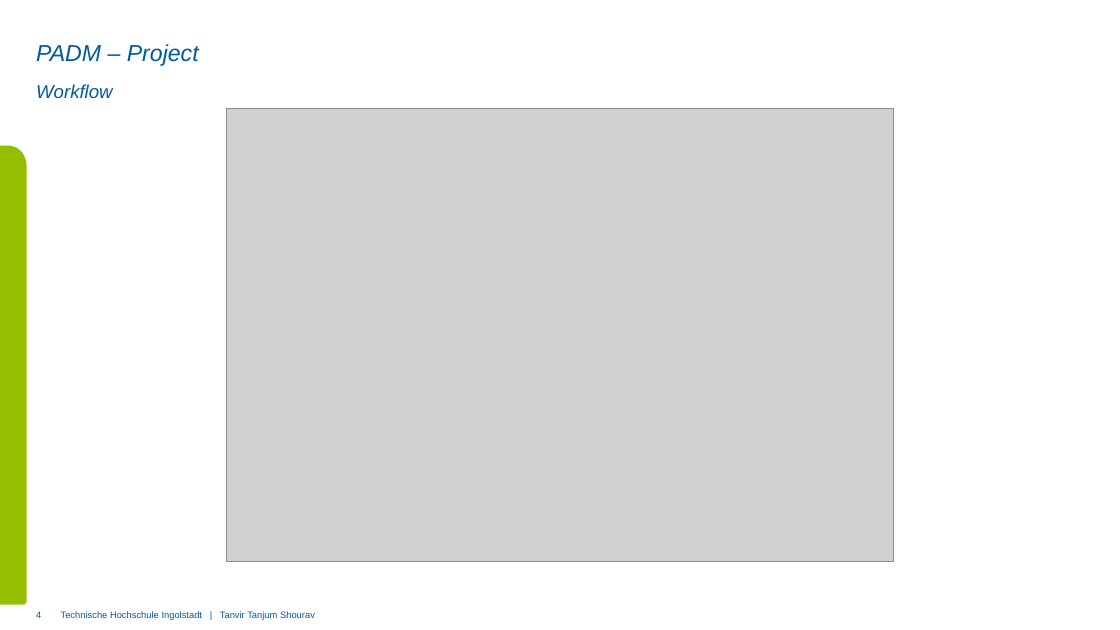
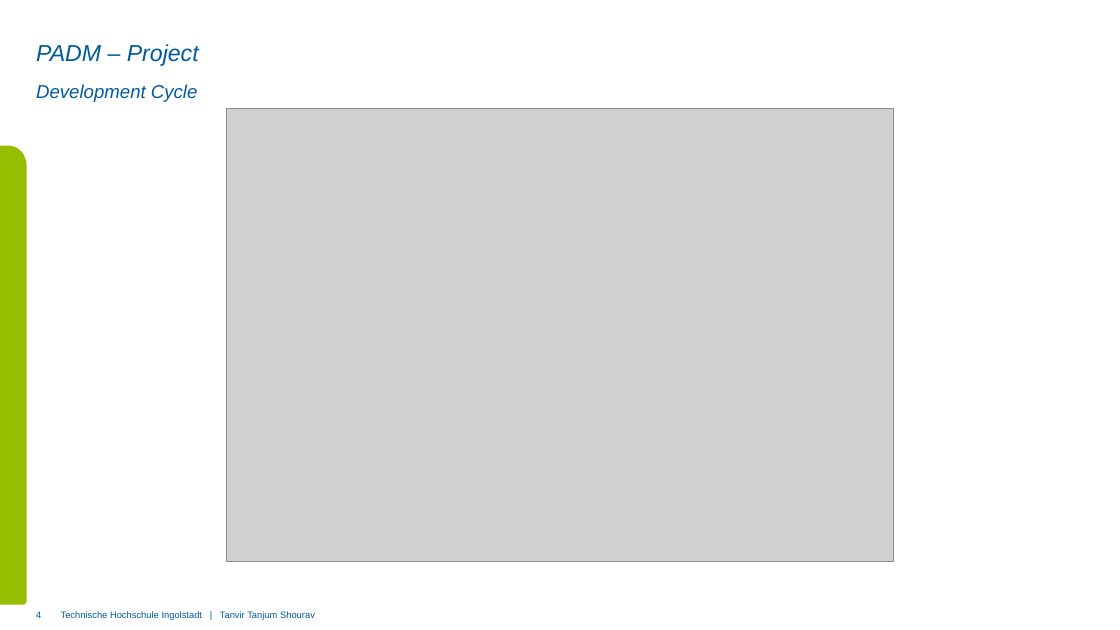
Before and after one commit to tanvirtanjum/THI_SS2025_PADM_PROJECT, a slide deck: slide 4 of Presentation and submission/PADM_00170500.pptx. Drawn at 1120x630 pixels with LibreOffice and Linux fonts; fonts in the diff are those of the drawing; grey boxes stand for pictures; background and template pictures are left out. Boxes give left, top, right and bottom in pixels: in the first picture for what was removed or moved away, otherwise in the second. Text is boxed around its words. In the diff, an @@ line names an element or a change of style, - is before the commit and + after.

```diff
--- a/Presentation and submission/PADM_00170500.pptx
+++ b/Presentation and submission/PADM_00170500.pptx
@@ subtitle at [36,84,198,102]: text changed @@
-Workflow
+Development Cycle
```
